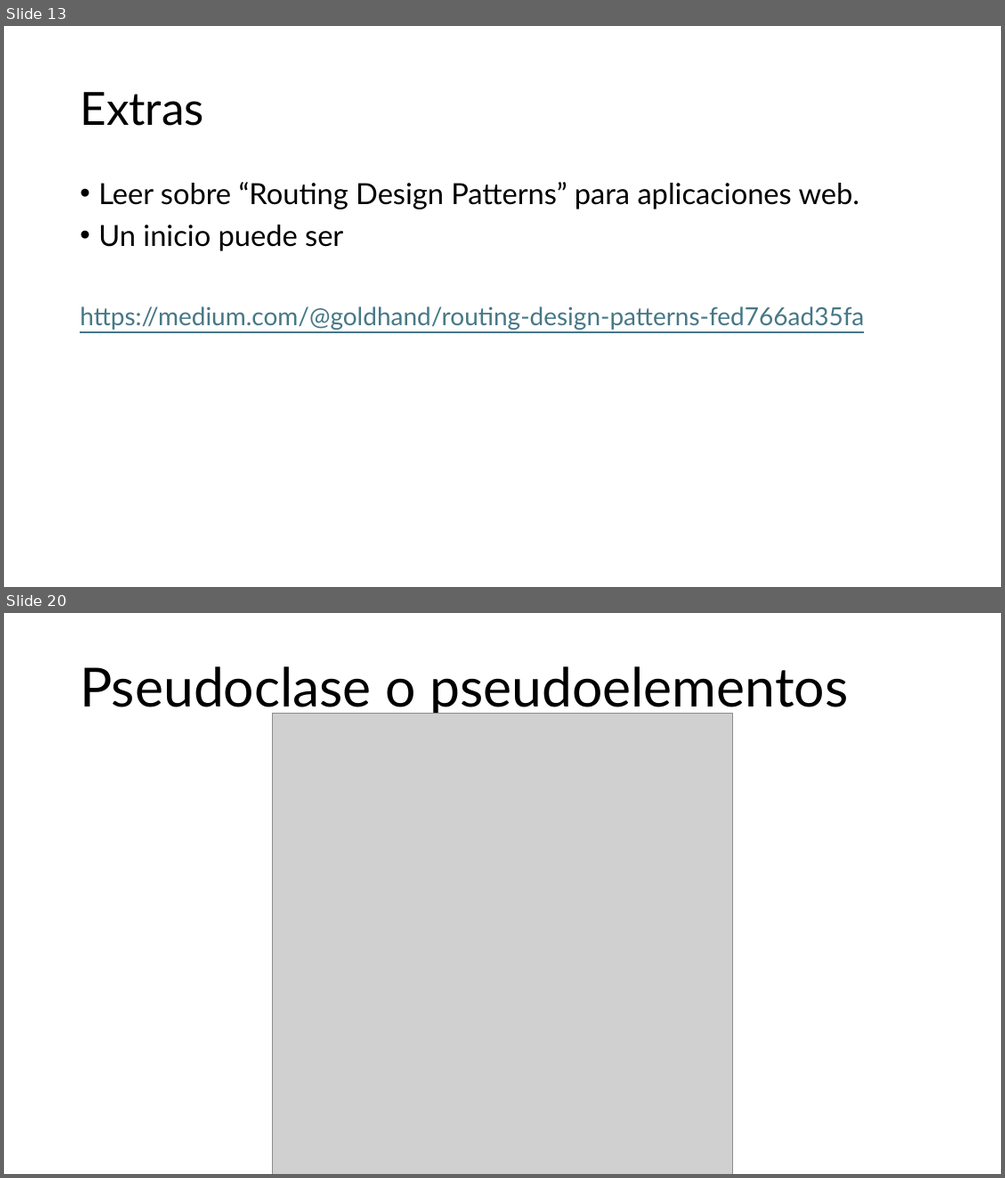
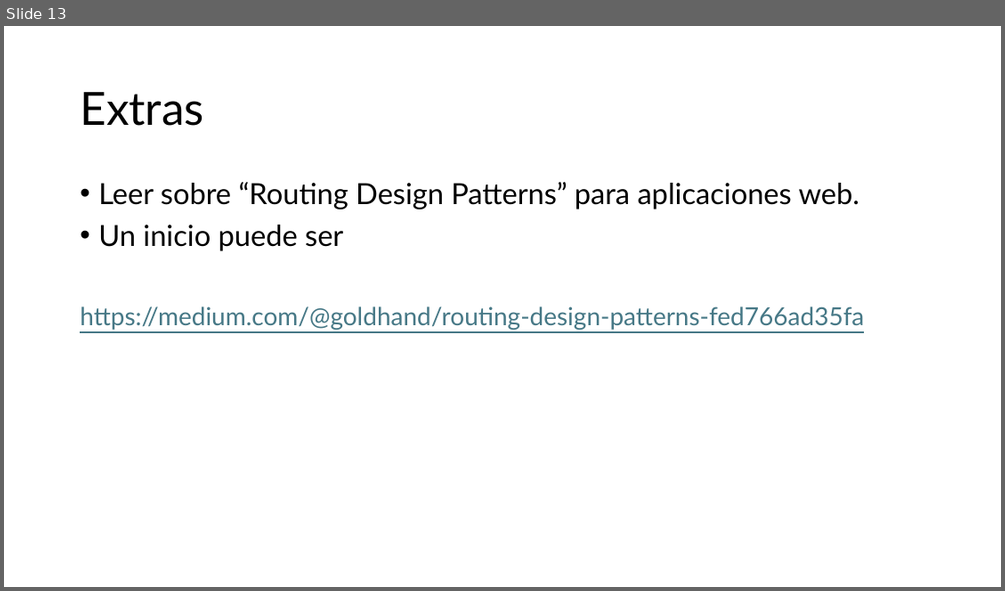
Before and after one commit to enmanuelmag/Bootcamp-FullStack, a slide deck: Unidad_2/Presentación.pptx. Shown one above the other, each under a label of ours: slides 13 and 20 before the commit, slide 13 after it; the slides between them are not shown. The pictures are 1005x1178 and 1005x591 pixels, drawn with LibreOffice and Linux fonts; fonts in the diff are those of the drawing; grey boxes stand for pictures. Boxes give left, top, right and bottom in pixels: in the first picture for what was removed or moved away, otherwise in the second. Text is boxed around its words. In the diff, an @@ line names an element or a change of style, - is before the commit and + after.

```diff
--- a/Unidad_2/Presentación.pptx
+++ b/Unidad_2/Presentación.pptx
@@ slide 20 removed at [4, 613, 1001, 1174], background #FFFFFF @@
@@ title removed at [80, 666, 848, 717] @@
-Pseudoclase o pseudoelementos
@@ picture removed at [273, 714, 732, 1174] @@
```
Also in this commit, not shown: 8 other slides removed, 5 other files.
